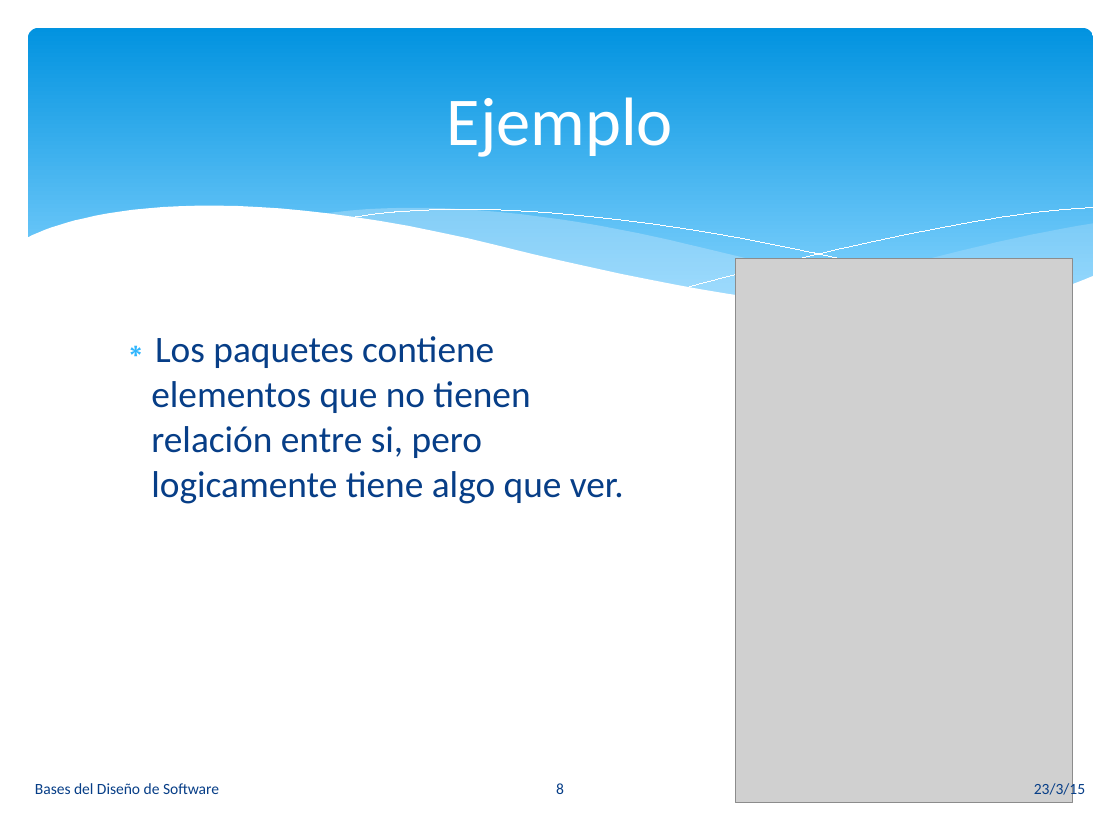
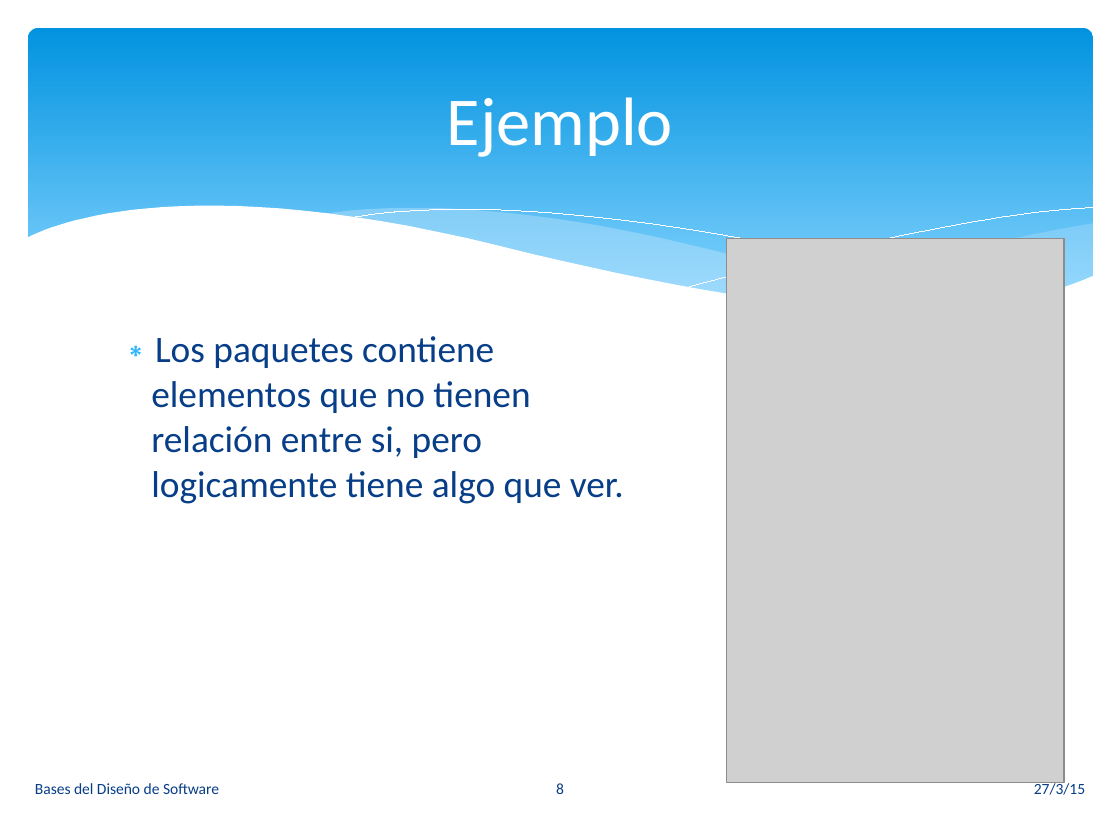
Before and after one commit to vvalotto/Base-Disenio-Software, a slide deck: slide 8 of 02. Criterios Básicos del Diseño.pptx. Drawn at 1120x840 pixels with LibreOffice and Linux fonts; fonts in the diff are those of the drawing; grey boxes stand for pictures. Boxes give left, top, right and bottom in pixels: in the first picture for what was removed or moved away, otherwise in the second. Text is boxed around its words. In the diff, an @@ line names an element or a change of style, - is before the commit and + after.

```diff
--- a/02. Criterios Básicos del Diseño.pptx
+++ b/02. Criterios Básicos del Diseño.pptx
@@ picture: place and size @@
-picture at (736,259,1073,803)
+picture at (727,239,1064,783)
@@ text at (1034,780,1085,795): text changed @@
-23/3/15
+27/3/15
```
Also in this commit, not shown: 38 other slides changed.
